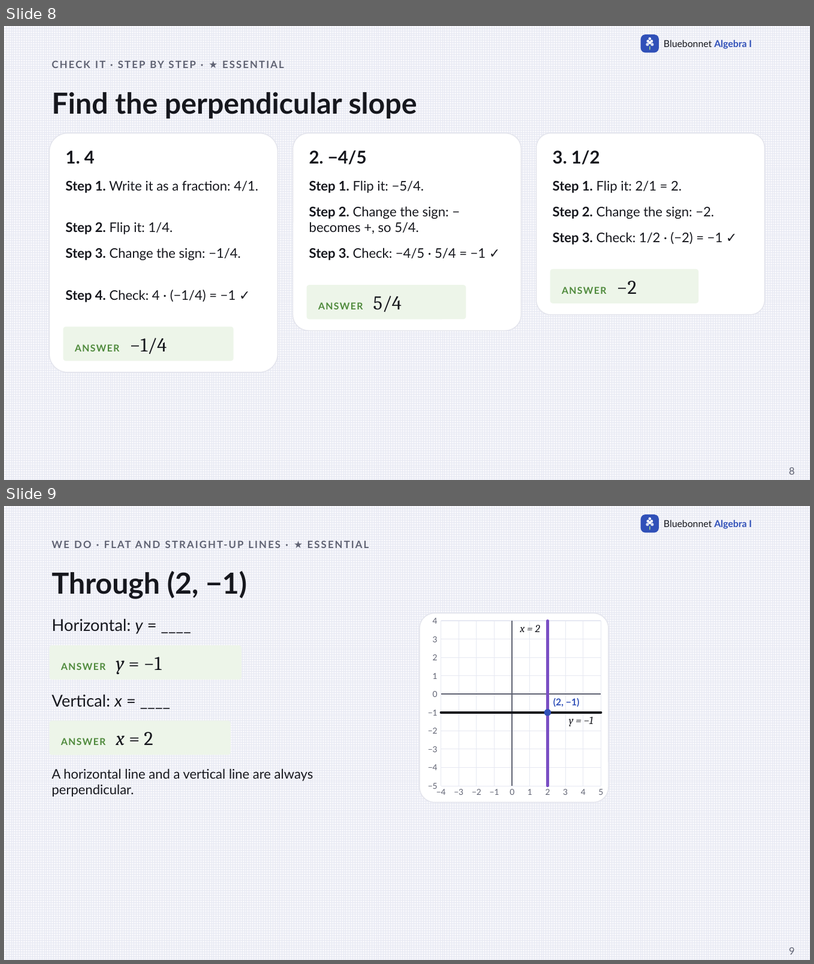
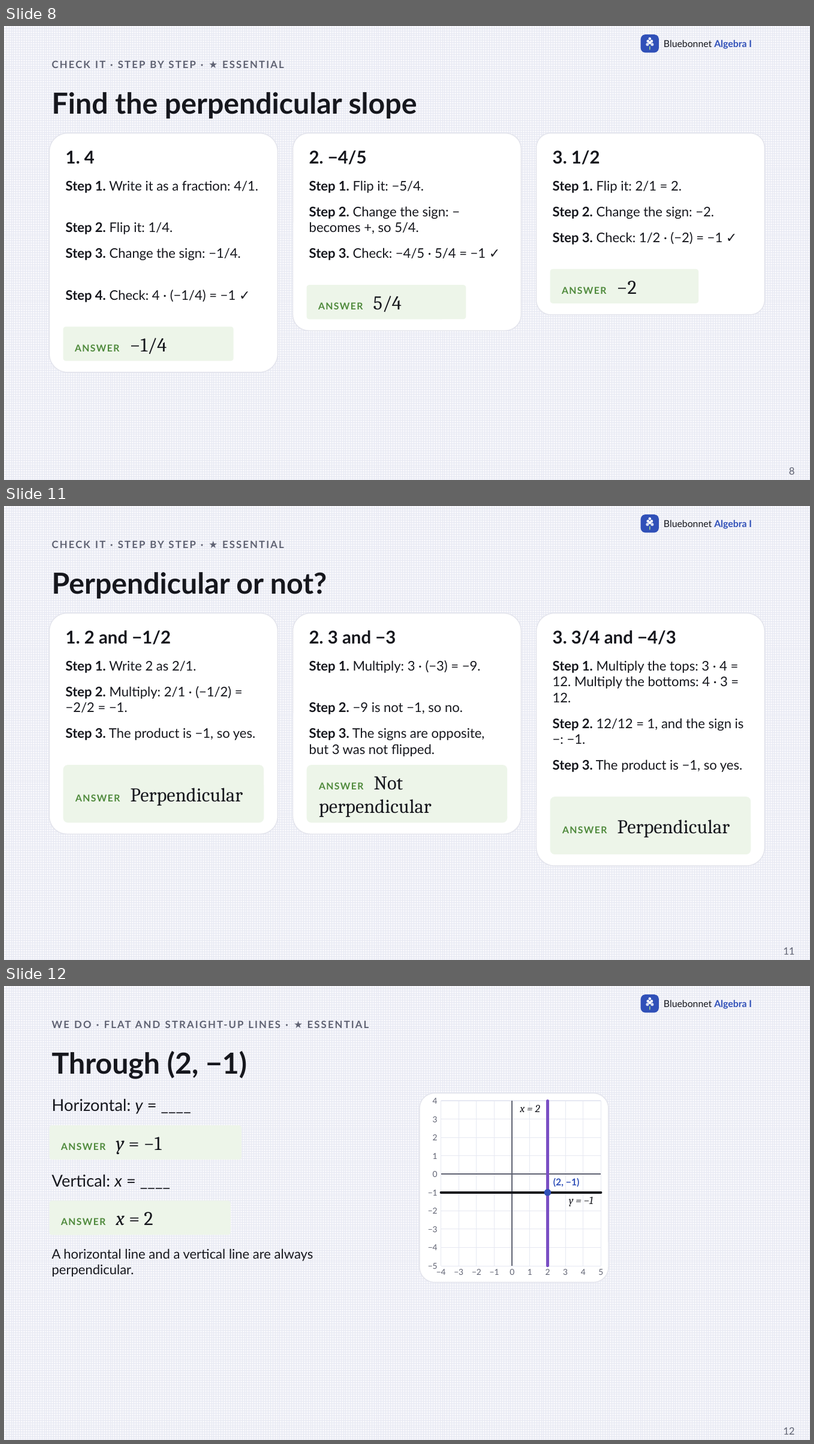
Before and after one commit to Apolloat2022/Algebra1M2U1L4, a slide deck: IEP/t2-lesson3-perpendicular-slopes-IEP.pptx. Shown one above the other, each under a label of ours: slides 8 and 9 before the commit, slides 8, 11 and 12 after it; the slides between them are not shown. The pictures are 814x964 and 814x1444 pixels, drawn with LibreOffice and Linux fonts; fonts in the diff are those of the drawing. Boxes give left, top, right and bottom in pixels: in the first picture for what was removed or moved away, otherwise in the second. Text is boxed around its words. In the diff, an @@ line names an element or a change of style, - is before the commit and + after.

```diff
--- a/IEP/t2-lesson3-perpendicular-slopes-IEP.pptx
+++ b/IEP/t2-lesson3-perpendicular-slopes-IEP.pptx
@@ slide 11 added at bbox=[4, 506, 810, 960], background pattern #E6E8F2 on #F7F7FB; not listed: 9 template elements that a slide beside it also shows @@
@@ text added at bbox=[150, 541, 164, 548], 12 pt, text #5F6272, bold @@
+CHECK IT · STEP BY STEP · ★ ESSENTIAL
@@ text added at bbox=[52, 572, 327, 598], 34.5 pt, text #16171D, bold @@
+Perpendicular or not?
@@ rounded rectangle added at bbox=[50, 613, 278, 834], fill #FFFFFF, outline #E3E4EC 1 pt @@
@@ rounded rectangle added at bbox=[293, 613, 522, 834], fill #FFFFFF, outline #E3E4EC 1 pt @@
@@ rounded rectangle added at bbox=[537, 613, 765, 865], fill #FFFFFF, outline #E3E4EC 1 pt @@
@@ text added at bbox=[66, 630, 171, 645], 21 pt, text #16171D, bold @@
+1. 2 and −1/2
@@ text added at bbox=[309, 630, 396, 644], 21 pt, text #16171D, bold @@
+2. 3 and −3
@@ text added at bbox=[553, 630, 677, 645], 21 pt, text #16171D, bold @@
+3. 3/4 and −4/3
@@ text added at bbox=[66, 660, 197, 673], 15.8 pt, text #16171D @@
+Step 1. Write 2 as 2/1.
@@ text added at bbox=[309, 660, 481, 673], 15.8 pt, text #16171D @@
+Step 1. Multiply: 3 · (−3) = −9.
@@ text added at bbox=[553, 660, 728, 702], 15.8 pt, text #16171D @@
+Step 1. Multiply the tops: 3 · 4 = 12. Multiply the bottoms: 4 · 3 = 12.
@@ text added at bbox=[66, 686, 231, 712], 15.8 pt, text #16171D @@
+Step 2. Multiply: 2/1 · (−1/2) = −2/2 = −1.
@@ text added at bbox=[309, 702, 463, 714], 15.8 pt, text #16171D @@
+Step 2. −9 is not −1, so no.
@@ text added at bbox=[553, 718, 744, 744], 15.8 pt, text #16171D @@
+Step 2. 12/12 = 1, and the sign is −: −1.
@@ text added at bbox=[66, 727, 255, 740], 15.8 pt, text #16171D @@
+Step 3. The product is −1, so yes.
@@ text added at bbox=[309, 727, 485, 756], 15.8 pt, text #16171D @@
+Step 3. The signs are opposite, but 3 was not flipped.
@@ rounded rectangle added at bbox=[63, 765, 264, 822], fill #EDF5E9, 23.2 pt, text #16171D @@
+ANSWER Perpendicular
@@ rounded rectangle added at bbox=[307, 765, 508, 822], fill #EDF5E9, 23.2 pt, text #16171D @@
+ANSWER Not perpendicular
@@ text added at bbox=[553, 759, 743, 772], 15.8 pt, text #16171D @@
+Step 3. The product is −1, so yes.
@@ rounded rectangle added at bbox=[550, 796, 751, 854], fill #EDF5E9, 23.2 pt, text #16171D @@
+ANSWER Perpendicular
@@ page number added at bbox=[783, 947, 795, 954], 12 pt, text #5F6272 @@
+11
@@ what was slide 9 is now slide 12 @@
@@ page number at bbox=[783, 1427, 795, 1434]: text changed @@
-9
+12
```
Also in this commit, not shown: 2 other slides added, 5 other files.
